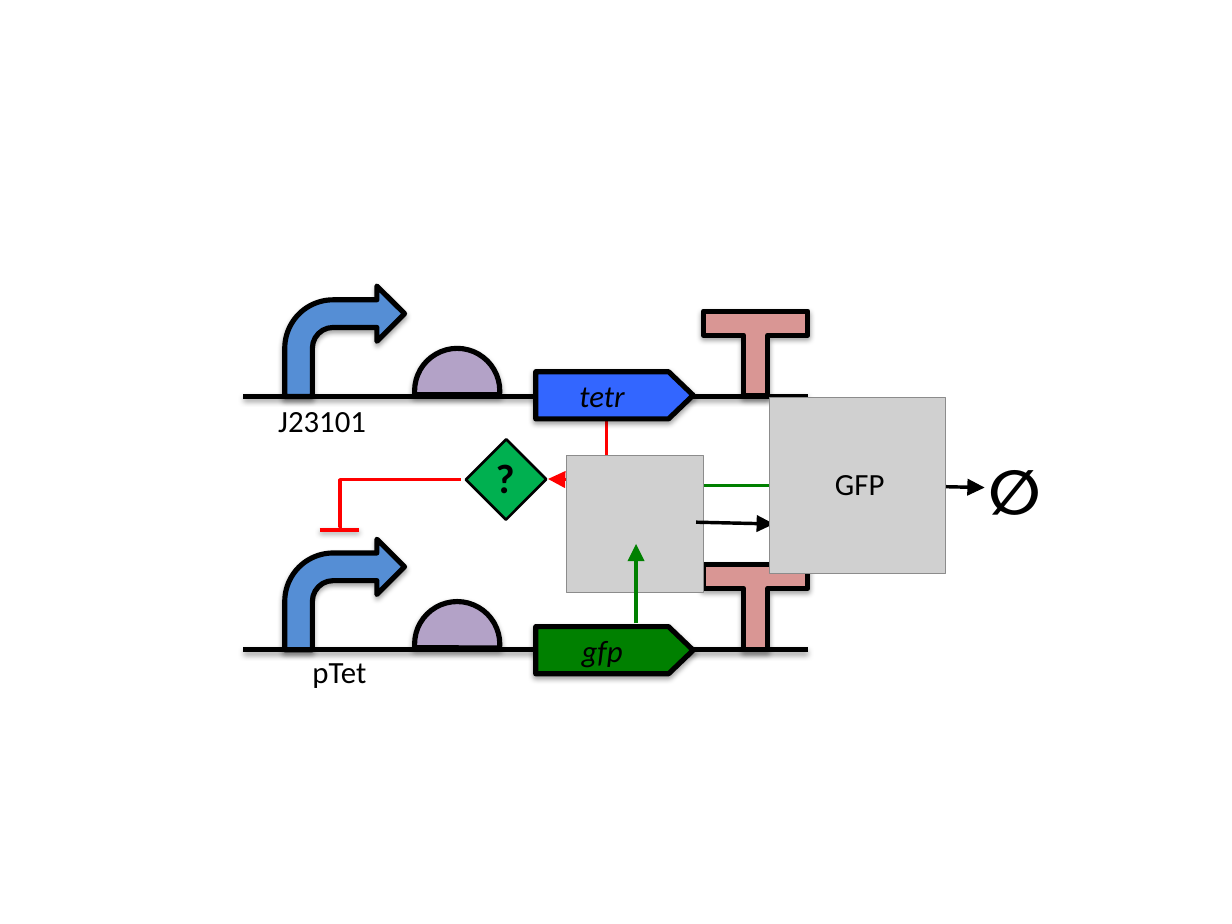
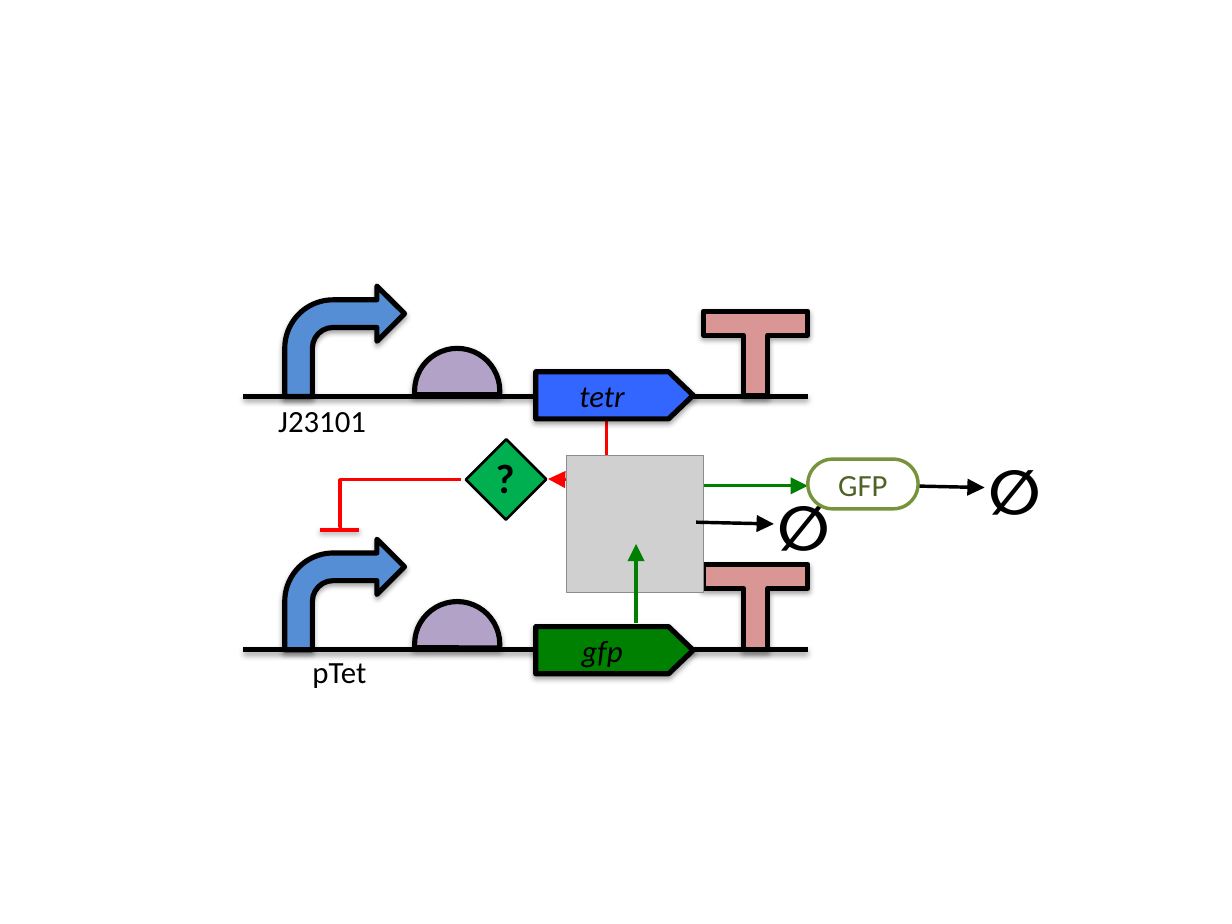
Before and after one commit to SynBioDex/SBOL-visual, a slide deck: slide 13 of specification/imgsrc/examples.pptx. Drawn at 1232x924 pixels with LibreOffice and Linux fonts; fonts in the diff are those of the drawing; grey boxes stand for pictures. Boxes give left, top, right and bottom in pixels: in the first picture for what was removed or moved away, otherwise in the second. Text is boxed around its words. In the diff, an @@ line names an element or a change of style, - is before the commit and + after.

```diff
--- a/specification/imgsrc/examples.pptx
+++ b/specification/imgsrc/examples.pptx
@@ picture removed at (x1=770, y1=398, x2=946, y2=574) @@
@@ rounded rectangle "GFP" resized from (x1=835, y1=475, x2=884, y2=495) to (x1=808, y1=460, x2=919, y2=509) @@
@@ rounded rectangle "GFP" at (x1=808, y1=460, x2=919, y2=509): text colour #000000 to #4F6228; alignment left to centre; vertical alignment top to middle; fill none to #FFFFFF; outline none to #77933C 2 pt @@
```
Also in this commit, not shown: 3 other slides changed, 5 other files.
